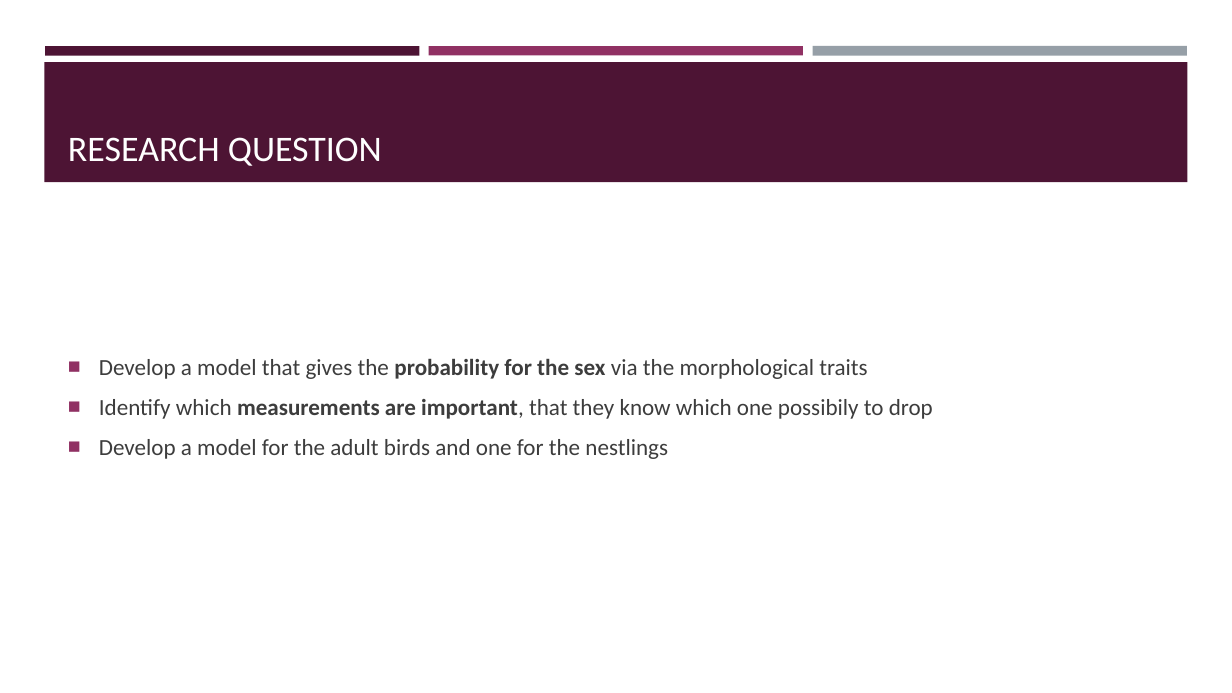
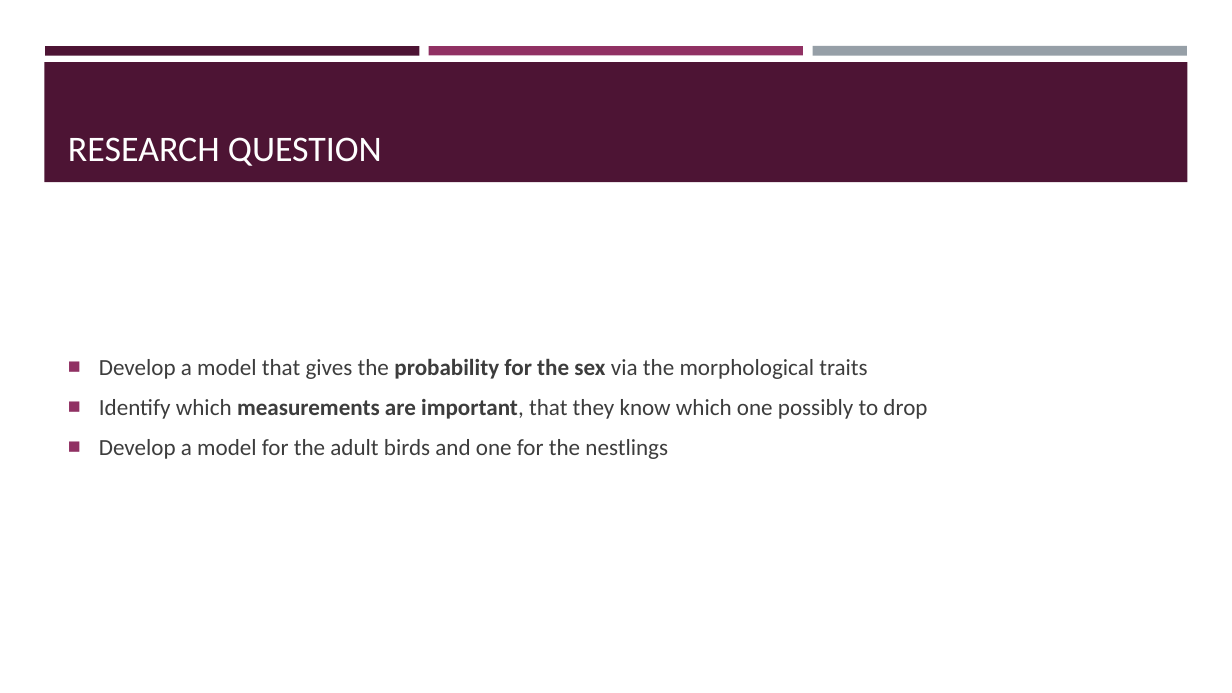
Before and after one commit to AlderCoder/Snow-finches, a slide deck: slide 4 of initial presentation.pptx. Drawn at 1232x693 pixels with LibreOffice and Linux fonts; fonts in the diff are those of the drawing. Boxes give left, top, right and bottom in pixels: in the first picture for what was removed or moved away, otherwise in the second. Text is boxed around its words. In the diff, an @@ line names an element or a change of style, - is before the commit and + after.

Commit message:
fixed spelling

```diff
--- a/initial presentation.pptx
+++ b/initial presentation.pptx
@@ text at <box>99,399,927,419</box>: text changed @@
-■ Identify which measurements are important, that they know which one possibily to drop
+■ Identify which measurements are important, that they know which one possibly to drop
```
